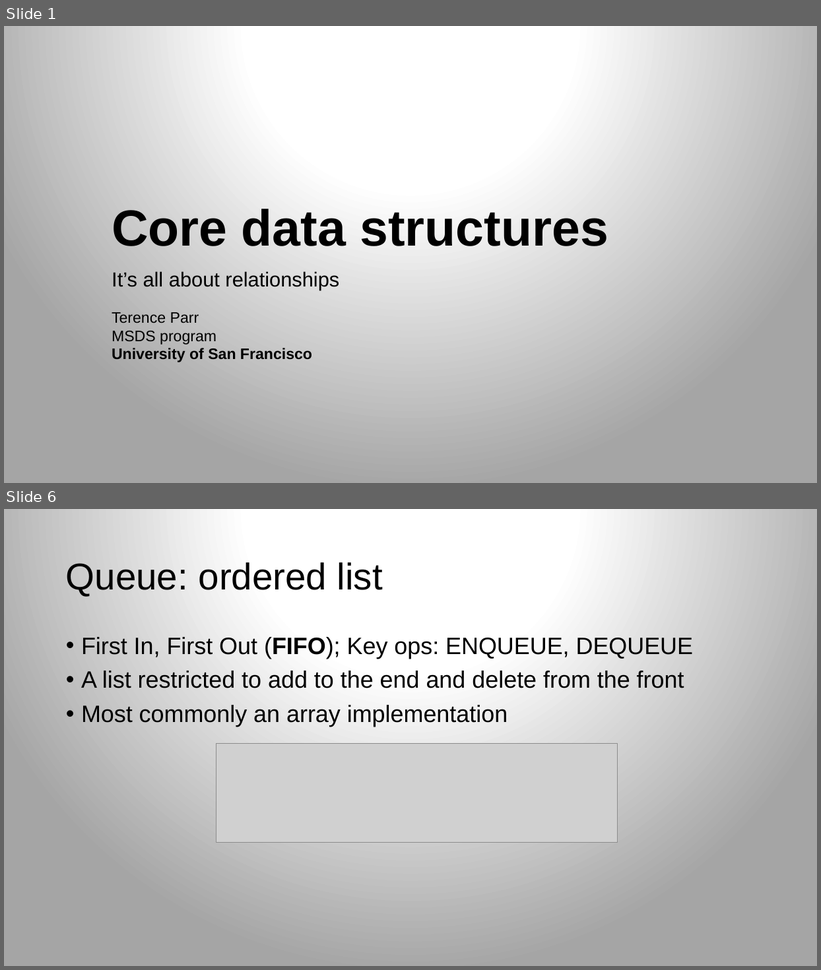
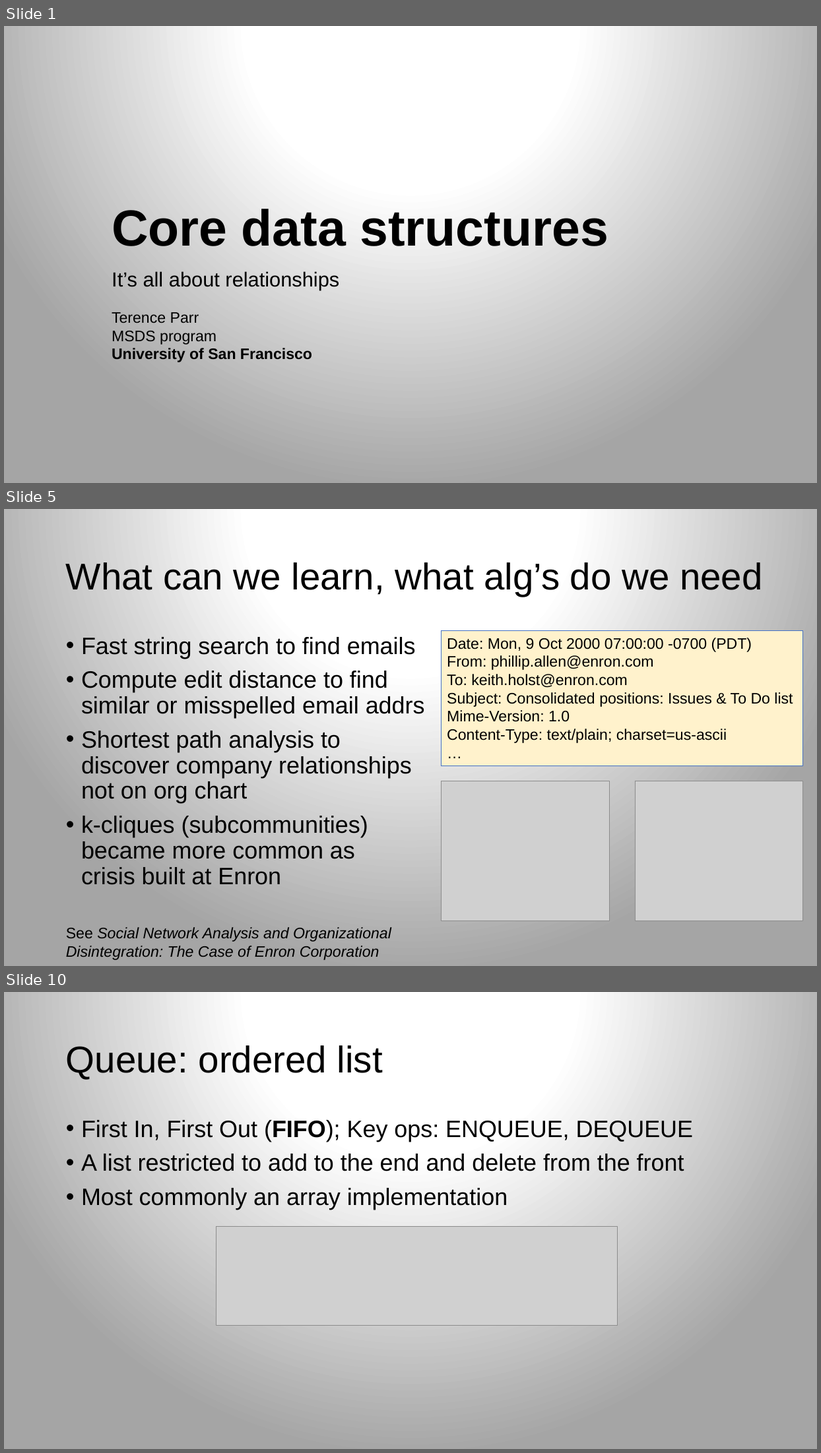
Before and after one commit to parrt/msds689, a slide deck: notes/core-data-structures.pptx. Shown one above the other, each under a label of ours: slides 1 and 6 before the commit, slides 1, 5 and 10 after it; the slides between them are not shown. The pictures are 821x970 and 821x1453 pixels, drawn with LibreOffice and Linux fonts; fonts in the diff are those of the drawing; grey boxes stand for pictures; background and template pictures are left out. Boxes give left, top, right and bottom in pixels: in the first picture for what was removed or moved away, otherwise in the second. Text is boxed around its words. In the diff, an @@ line names an element or a change of style, - is before the commit and + after.

```diff
--- a/notes/core-data-structures.pptx
+++ b/notes/core-data-structures.pptx
@@ slide 5 added at [4, 509, 817, 966], background gradient #FFFFFF to #A5A5A5 @@
@@ title added at [66, 562, 763, 596], 44 pt, text #000000 @@
+What can we learn, what alg’s do we need
@@ text added at [81, 637, 425, 885], 28 pt, text #000000 @@
+• Fast string search to find emails
+• Compute edit distance to find
+  similar or misspelled email addrs
+• Shortest path analysis to
+  discover company relationships
+  not on org chart
+• k-cliques (subcommunities)
+  became more common as
+  crisis built at Enron
@@ rectangle added at [442, 631, 803, 766], fill #FFF2CC, outline #4472C4 0.75 pt, 18 pt, text #000000 @@
+Date: Mon, 9 Oct 2000 07:00:00 -0700 (PDT)
+From: phillip.allen@enron.com
+To: keith.holst@enron.com
+Subject: Consolidated positions: Issues & To Do list
+Mime-Version: 1.0
+Content-Type: text/plain; charset=us-ascii
+…
@@ picture added at [442, 782, 611, 921] @@
@@ picture added at [636, 782, 803, 921] @@
@@ text added at [66, 927, 391, 960], 18 pt, text #000000, italic @@
+See Social Network Analysis and Organizational Disintegration: The Case of Enron Corporation
@@ what was slide 6 is now slide 10 @@
```
Also in this commit, not shown: 9 slides changed, 5 other slides added, 2 slides removed, 4 other files.
